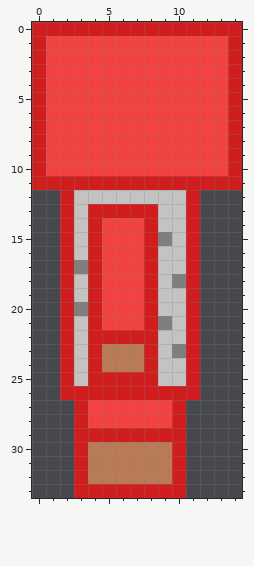
Pixel-art sprite -- images/sprite4_profile.png. Above: the version before the commit.
The file is 15x34 pixels.
The same view after the edit:
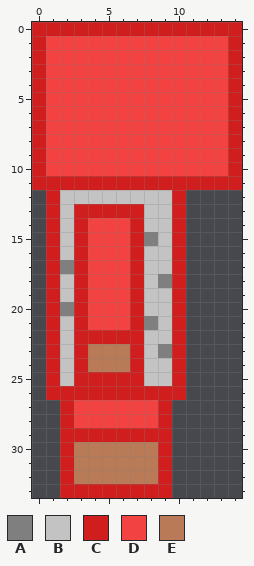
Palette (. is transparent): A #7f7f7f  B #c3c3c3  C #d01e1e  D #f34242  E #b97a57
Edits made:
The author changed colour B to colour A in row 18 at x 9; in row 23 at x 9.
The author changed colour C to colour A in row 15 at x 8; in row 17 at x 2; in row 20 at x 2; in row 21 at x 8.
The author changed colour A to colour B in row 15 at x 9; in row 21 at x 9.
The author changed colour C to colour B in row 12 at x 2; in rows 13 to 14 at x 2 and 8; in row 15 at x 2; in row 16 at x 2 and 8; in row 17 at x 8; in rows 18 to 19 at x 2 and 8.
The author changed colour C to colour B in row 20 at x 8; in row 21 at x 2; in rows 22 to 25 at x 2 and 8.
Colour C now appears in rows 12 to 26 at x 1; in rows 27 to 33 at x 2.
The author changed colour A to colour C in row 17 at x 3; in row 18 at x 10; in row 20 at x 3; in row 23 at x 10.
The author changed colour B to colour C in row 12 at x 10; in rows 13 to 16 at x 3 and 10; in row 17 at x 10; in row 18 at x 3; in row 19 at x 3 and 10; in row 20 at x 10.
The author changed colour B to colour C in rows 21 to 22 at x 3 and 10; in row 23 at x 3; in rows 24 to 25 at x 3 and 10.
The author changed colour D to colour C in rows 14 to 21 at x 7; in rows 27 to 28 at x 9.
The author changed colour E to colour C in rows 23 to 24 at x 7; in rows 30 to 32 at x 9.
The author changed colour C to colour D in rows 14 to 21 at x 4; in rows 27 to 28 at x 3.
The author changed colour C to colour E in rows 23 to 24 at x 4; in rows 30 to 32 at x 3.
The author cleared colour C in rows 12 to 26 at x 11; in rows 27 to 33 at x 10.
Pixel boxes of the changes (left, top, right, bottom) in both pictures:
changed: (46, 190, 200, 498)
